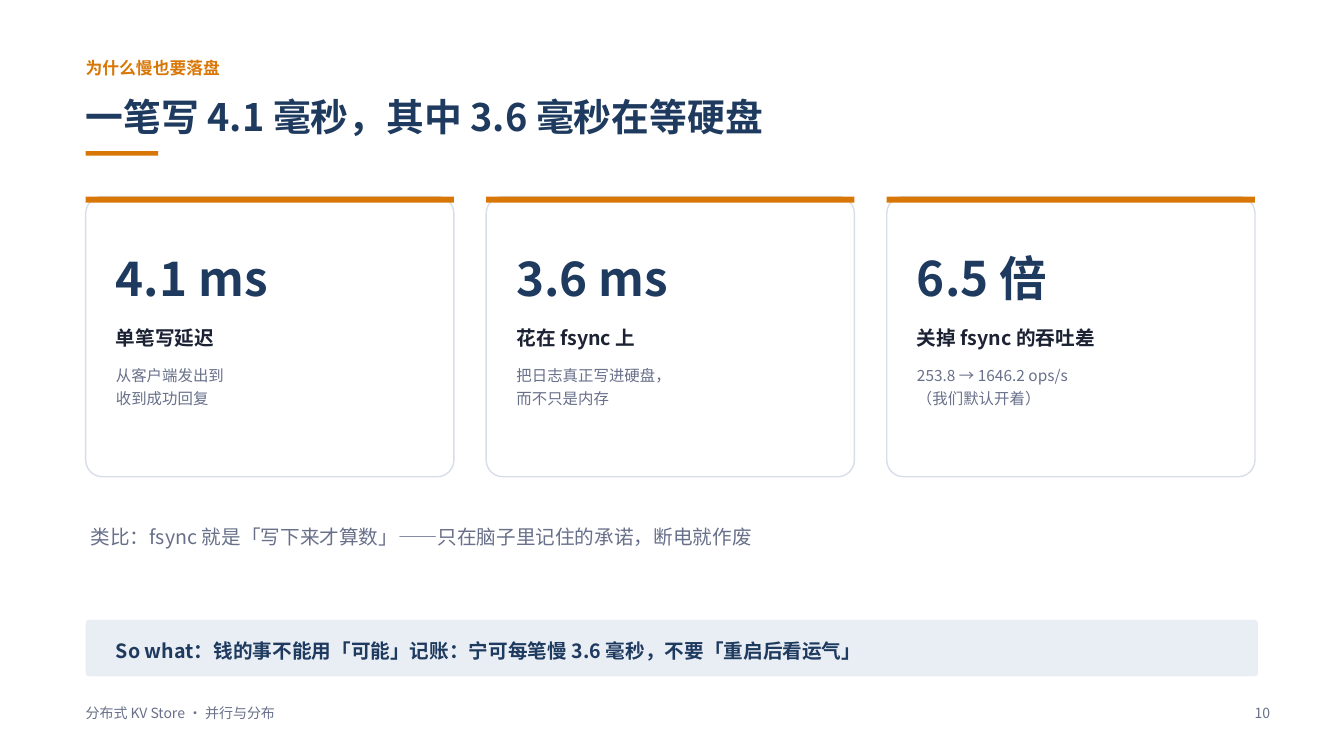
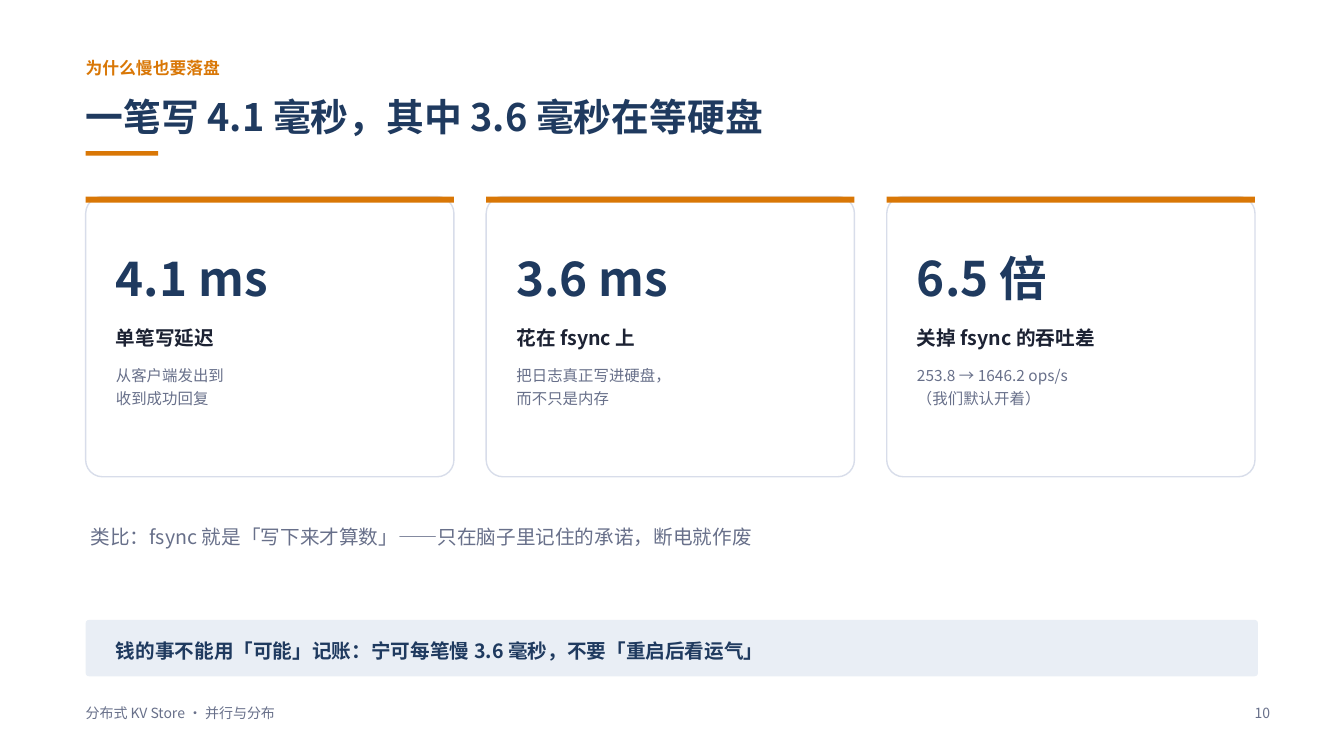
Before and after one commit to L1tiansuo/distributed-kv-store, a slide deck: slide 10 of ppt/分布式KV Store 讲解_v2.pptx. Drawn at 1344x756 pixels with LibreOffice and Linux fonts; fonts in the diff are those of the drawing. Boxes give left, top, right and bottom in pixels: in the first picture for what was removed or moved away, otherwise in the second. Text is boxed around its words. In the diff, an @@ line names an element or a change of style, - is before the commit and + after.

```diff
--- a/ppt/分布式KV Store 讲解_v2.pptx
+++ b/ppt/分布式KV Store 讲解_v2.pptx
@@ text at box(116, 641, 763, 661): text changed @@
-So what：钱的事不能用「可能」记账：宁可每笔慢 3.6 毫秒，不要「重启后看运气」
+钱的事不能用「可能」记账：宁可每笔慢 3.6 毫秒，不要「重启后看运气」
```
Also in this commit, not shown: 25 other slides changed, 3 other files.
